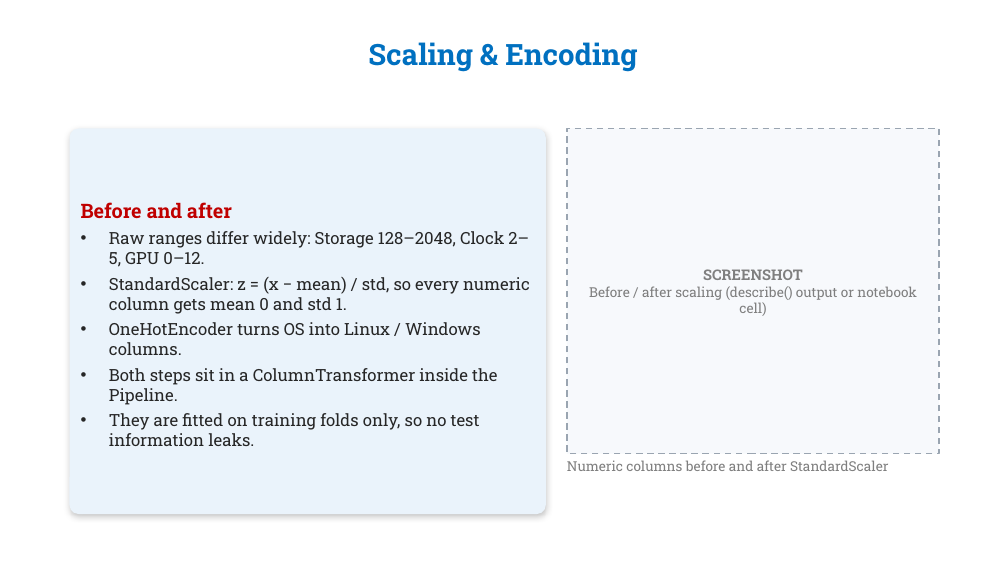
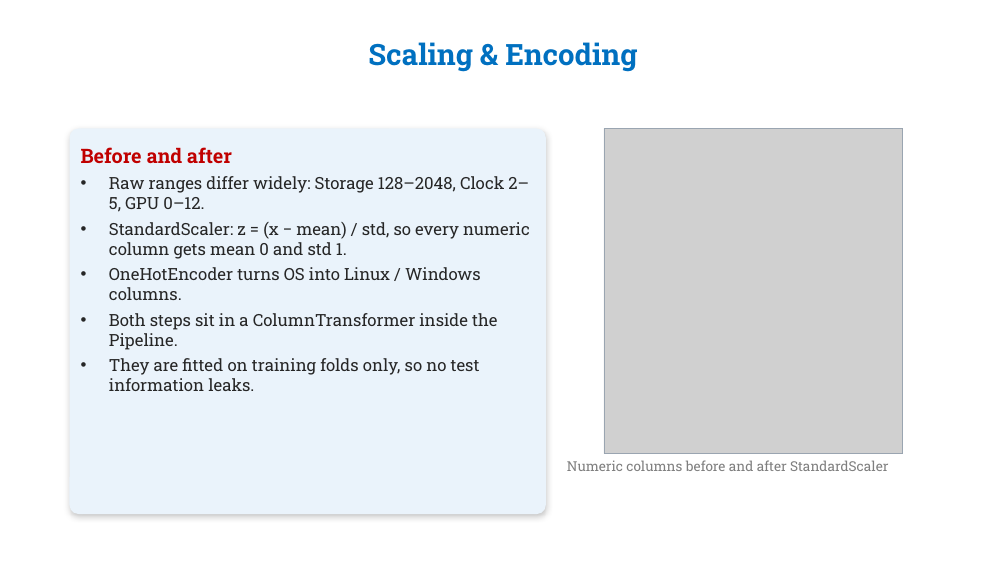
Before and after one commit to Sashankdeva/PC_Performance_Predictor, a slide deck: slide 9 of PC_Performance_Predictor_ML_Review.pptx. Drawn at 1008x567 pixels with LibreOffice and Linux fonts; fonts in the diff are those of the drawing; grey boxes stand for pictures; background and template pictures are left out. Boxes give left, top, right and bottom in pixels: in the first picture for what was removed or moved away, otherwise in the second. Text is boxed around its words. In the diff, an @@ line names an element or a change of style, - is before the commit and + after.

```diff
--- a/PC_Performance_Predictor_ML_Review.pptx
+++ b/PC_Performance_Predictor_ML_Review.pptx
@@ rounded rectangle "Before and after" at bbox=[70, 129, 546, 514]: vertical alignment middle to top @@
@@ rectangle removed at bbox=[567, 129, 939, 454] @@
-SCREENSHOT
-Before / after scaling (describe() output or notebook cell)
@@ picture added at bbox=[604, 129, 902, 454] @@
@@ rectangle added at bbox=[604, 129, 902, 454], outline #9AA5B1 0.75 pt @@
```
Also in this commit, not shown: 22 other slides changed, 1 slide added, 4 other files.
